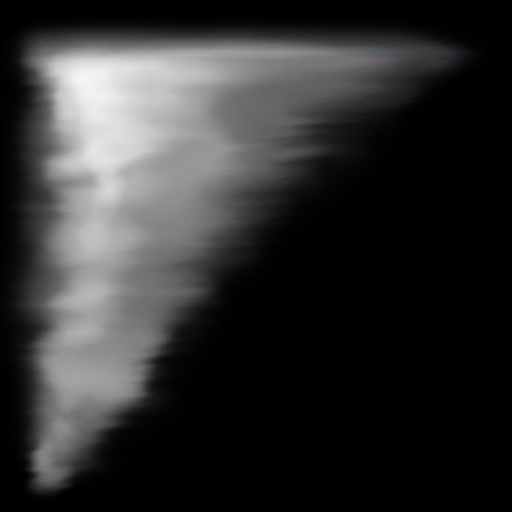
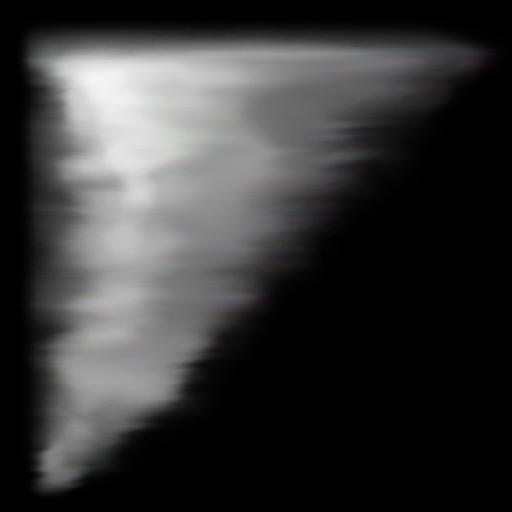
Comparing the layer stacks of the two 512 x 512 images. Changes:
painted on "레이어 1" over [0, 23, 508, 499]
